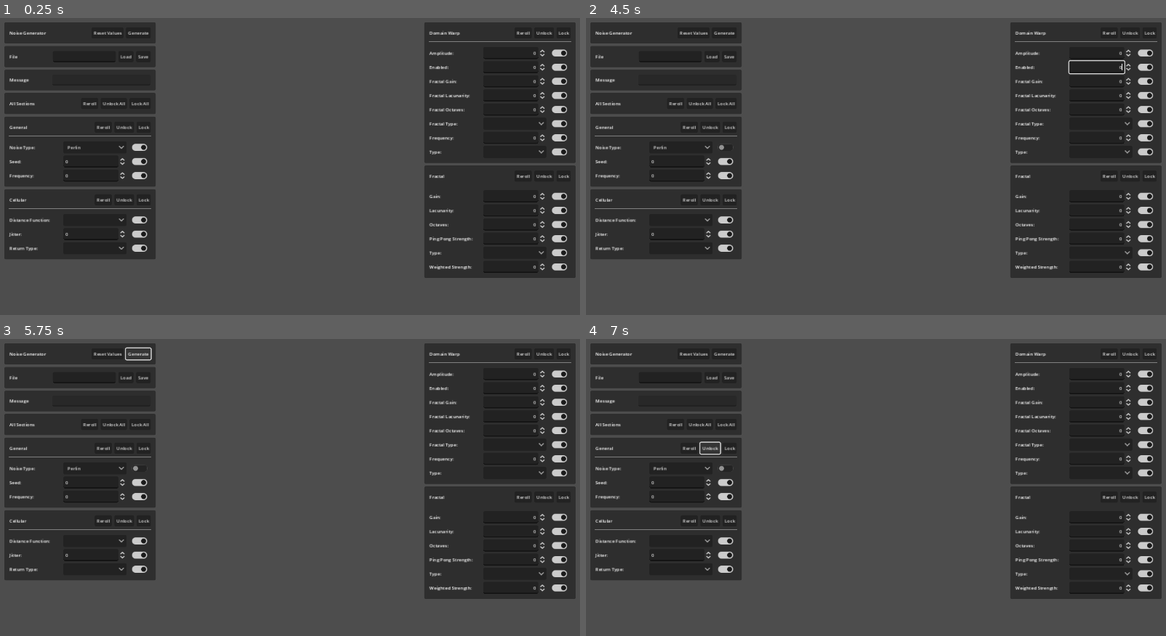
Above: before the commit, frames 1-4 (two rows, left to right).
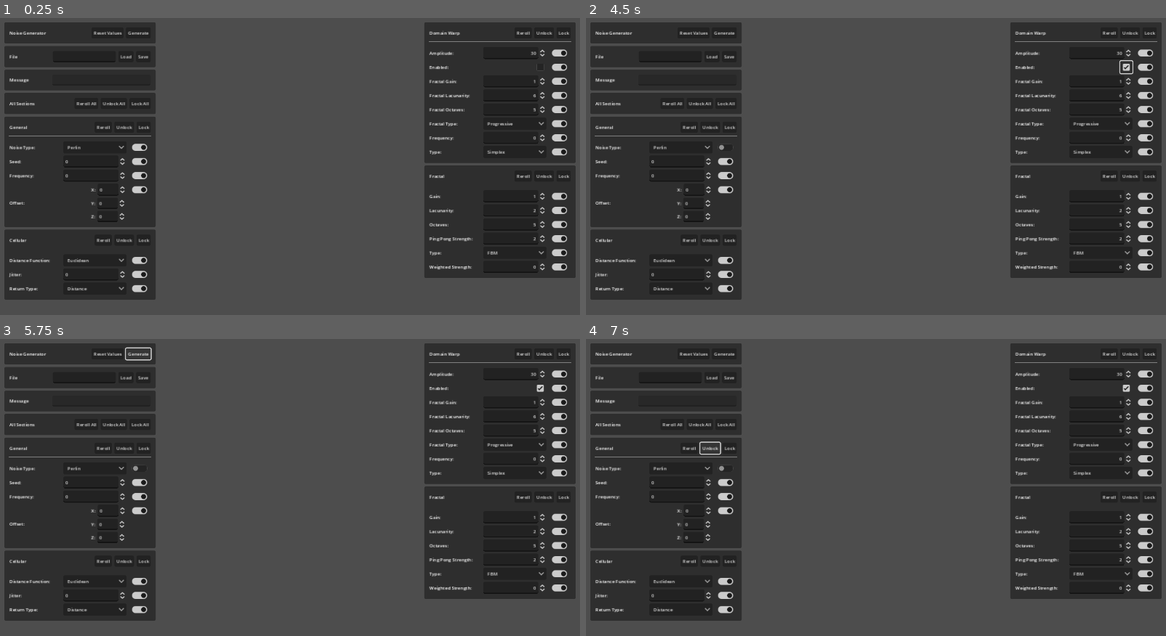
Above: after the commit, the same moments.

Repository: joshuajenner/project-speed
Game: Godot game, scene res://noise_generator/noise_generator.tscn
The game is run twice, just before and just after one commit, with the same random seed, the same clock (stepped at 60 frames per second) and the same inputs. This scene is started directly instead of the project's main scene.
Inputs (mouse positions are in pixels of both pictures, inside the frame that each line leads up to):
- Up to frame 1 (0.25 s): no input
- Up to frame 2 (4.5 s): click "Reroll" at 0.5 s; click (673, 104) at 1.25 s, where only the run after the commit has a clickable "Reroll All"; click "Lock All" at 2 s; click "Lock" at 2.75 s; click (725, 148) at 3.52 s; click (1125, 68) at 4.27 s
- Up to frame 3 (5.75 s): click "Generate" at 5 s
- Up to frame 4 (7 s): click "Unlock All" at 5.75 s; click "Unlock" at 6.5 s

The runs differ from the first frame. In frame 1, 4.6% of the frame differs, in the area x 0-94%, y 11-95%; in frame 2, 4.8%, in the area x 0-95%, y 11-95%; in frame 3, 4.6%; in frame 4, 4.6%.

Commit message:
load values from resource

Diff:
--- a/noise_generator/noise_generator.gd
+++ b/noise_generator/noise_generator.gd
@@ -1,11 +1,34 @@
 extends Control
 
+@onready var file_input: LineEdit = %FileInput
+@onready var message_output: LineEdit = %MessageOutput
+
+@onready var noise_type_input: OptionButton = %NoiseTypeInput
+@onready var seed_input: SpinBox = %SeedInput
+@onready var frequency_input: SpinBox = %FrequencyInput
+@onready var offset_x_input: SpinBox = %OffsetXInput
+@onready var offset_y_input: SpinBox = %OffsetYInput
+@onready var offset_z_input: SpinBox = %OffsetZInput
 
 @onready var cellular_distance_function_input: OptionButton = %CDFInput
+@onready var cellular_jitter_input: SpinBox = %CellularJitterInput
 @onready var cellular_return_type_input: OptionButton = %CRTInput
-@onready var domain_warp_fractal_type_input = %DomainWarpFractalTypeInput
-@onready var noise_type_input: OptionButton = %NoiseTypeInput
+
+@onready var domain_warp_amplitude_input: SpinBox = %DomainWarpAmplitudeInput
+@onready var domain_warp_enabled_input: CheckBox = %DomainWarpEnabledInput
+@onready var domain_warp_fractal_gain_input: SpinBox = %DomainWarpFractalGainInput
+@onready var domain_warp_fractal_lacunarity_input: SpinBox = %DomainWarpFractalLacunarityInput
+@onready var domain_warp_fractal_octaves_input: SpinBox = %DomainWarpFractalOctavesInput
+@onready var domain_warp_fractal_type_input: OptionButton = %DomainWarpFractalTypeInput
+@onready var domain_warp_frequency_input: SpinBox = %DomainWarpFrequencyInput
+@onready var domain_warp_type_input: OptionButton = %DomainWarpTypeInput
+
+@onready var fractal_gain_input: SpinBox = %FractalGainInput
+@onready var fractal_lacunarity_input: SpinBox = %FractalLacunarityInput
+@onready var fractal_octaves_input: SpinBox = %FractalOctavesInput
+@onready var fractal_ping_pong_strength_input: SpinBox = %FractalPingPongStrengthInput
 @onready var fractal_type_input: OptionButton = %FractalTypeInput
+@onready var fractal_weighted_strength_input: SpinBox = %FractalWeightedStrengthInput
 
 
 const noise_types: Array = [
@@ -62,12 +85,40 @@
 
 func load_values_from_resource() -> void:
 	noise_type_input.select(noise_resource.noise_type)
+	seed_input.value = noise_resource.seed
+	frequency_input.value = noise_resource.frequency
+	offset_x_input.value = noise_resource.offset.x
+	offset_y_input.value = noise_resource.offset.y
+	offset_z_input.value = noise_resource.offset.z
 
+	cellular_distance_function_input.select(noise_resource.cellular_distance_function)
+	cellular_jitter_input.value = noise_resource.cellular_jitter
+	cellular_return_type_input.select(noise_resource.cellular_return_type)
+
+	domain_warp_amplitude_input.value = noise_resource.domain_warp_amplitude
+	domain_warp_enabled_input.button_pressed = noise_resource.domain_warp_enabled
+	domain_warp_fractal_gain_input.value = noise_resource.domain_warp_fractal_gain
+	domain_warp_fractal_lacunarity_input.value = noise_resource.domain_warp_fractal_lacunarity
+	domain_warp_fractal_octaves_input.value = noise_resource.domain_warp_fractal_octaves
+	domain_warp_fractal_type_input.select(noise_resource.domain_warp_fractal_type)
+	domain_warp_frequency_input.value = noise_resource.domain_warp_frequency
+	domain_warp_type_input.select(noise_resource.domain_warp_type)
+
+	fractal_gain_input.value = noise_resource.fractal_gain
+	fractal_lacunarity_input.value = noise_resource.fractal_lacunarity
+	fractal_octaves_input.value = noise_resource.fractal_octaves
+	fractal_ping_pong_strength_input.value = noise_resource.fractal_ping_pong_strength
+	fractal_type_input.select(noise_resource.fractal_type)
+	fractal_weighted_strength_input.value = noise_resource.fractal_weighted_strength
 
 func init_ui() -> void:
-	init_noise_options()
+	add_options_to_input(noise_types, noise_type_input)
+	add_options_to_input(cellular_distance_functions, cellular_distance_function_input)
+	add_options_to_input(cellular_return_types, cellular_return_type_input)
+	add_options_to_input(domain_warp_fractal_types, domain_warp_fractal_type_input)
+	add_options_to_input(domain_warp_types, domain_warp_type_input)
+	add_options_to_input(fractal_types, fractal_type_input)
 
-
-func init_noise_options() -> void:
-	for noise in noise_types:
-		noise_type_input.add_item(noise[0], noise[1])
+func add_options_to_input(options: Array, input: OptionButton) -> void:
+	for option in options:
+		input.add_item(option[0], option[1])
--- a/noise_generator/noise_generator.tscn
+++ b/noise_generator/noise_generator.tscn
@@ -104,7 +104,8 @@
 theme_override_constants/separation = 5
 alignment = 2
 
-[node name="LineEdit" type="LineEdit" parent="Margin/Left/Save/Margin/HBoxContainer"]
+[node name="FileInput" type="LineEdit" parent="Margin/Left/Save/Margin/HBoxContainer"]
+unique_name_in_owner = true
 custom_minimum_size = Vector2(125, 0)
 layout_mode = 2
 
@@ -142,7 +143,8 @@
 theme_override_constants/separation = 5
 alignment = 2
 
-[node name="MessageBox" type="LineEdit" parent="Margin/Left/Message/Margin/HBoxContainer"]
+[node name="MessageOutput" type="LineEdit" parent="Margin/Left/Message/Margin/HBoxContainer"]
+unique_name_in_owner = true
 custom_minimum_size = Vector2(195, 0)
 layout_mode = 2
 editable = false
@@ -174,7 +176,7 @@
 [node name="Reroll" type="Button" parent="Margin/Left/AllSections/Margin/HBoxContainer"]
 layout_mode = 2
 size_flags_horizontal = 8
-text = "Reroll"
+text = "Reroll All"
 
 [node name="Unlock" type="Button" parent="Margin/Left/AllSections/Margin/HBoxContainer"]
 layout_mode = 2
@@ -270,10 +272,14 @@
 layout_mode = 2
 size_flags_horizontal = 8
 
-[node name="Input" type="SpinBox" parent="Margin/Left/General/MarginContainer/VBoxContainer/Seed/HBox"]
-custom_minimum_size = Vector2(125, 0)
-layout_mode = 2
-size_flags_horizontal = 8
+[node name="SeedInput" type="SpinBox" parent="Margin/Left/General/MarginContainer/VBoxContainer/Seed/HBox"]
+unique_name_in_owner = true
+custom_minimum_size = Vector2(125, 0)
+layout_mode = 2
+size_flags_horizontal = 8
+rounded = true
+allow_greater = true
+allow_lesser = true
 
 [node name="Lock" type="CheckButton" parent="Margin/Left/General/MarginContainer/VBoxContainer/Seed/HBox"]
 layout_mode = 2
@@ -291,7 +297,8 @@
 layout_mode = 2
 size_flags_horizontal = 8
 
-[node name="Input" type="SpinBox" parent="Margin/Left/General/MarginContainer/VBoxContainer/Frequency/HBox"]
+[node name="FrequencyInput" type="SpinBox" parent="Margin/Left/General/MarginContainer/VBoxContainer/Frequency/HBox"]
+unique_name_in_owner = true
 custom_minimum_size = Vector2(125, 0)
 layout_mode = 2
 size_flags_horizontal = 8
@@ -299,6 +306,58 @@
 [node name="Lock" type="CheckButton" parent="Margin/Left/General/MarginContainer/VBoxContainer/Frequency/HBox"]
 layout_mode = 2
 button_pressed = true
+
+[node name="Offset" type="MarginContainer" parent="Margin/Left/General/MarginContainer/VBoxContainer"]
+layout_mode = 2
+
+[node name="Label" type="Label" parent="Margin/Left/General/MarginContainer/VBoxContainer/Offset"]
+layout_mode = 2
+size_flags_horizontal = 0
+text = "Offset:"
+
+[node name="VBox" type="VBoxContainer" parent="Margin/Left/General/MarginContainer/VBoxContainer/Offset"]
+layout_mode = 2
+size_flags_horizontal = 8
+
+[node name="HBoxContainer" type="HBoxContainer" parent="Margin/Left/General/MarginContainer/VBoxContainer/Offset/VBox"]
+layout_mode = 2
+
+[node name="Label" type="Label" parent="Margin/Left/General/MarginContainer/VBoxContainer/Offset/VBox/HBoxContainer"]
+layout_mode = 2
+text = "X:"
+
+[node name="OffsetXInput" type="SpinBox" parent="Margin/Left/General/MarginContainer/VBoxContainer/Offset/VBox/HBoxContainer"]
+unique_name_in_owner = true
+layout_mode = 2
+size_flags_horizontal = 8
+
+[node name="Lock" type="CheckButton" parent="Margin/Left/General/MarginContainer/VBoxContainer/Offset/VBox/HBoxContainer"]
+layout_mode = 2
+button_pressed = true
+
+[node name="HBoxContainer2" type="HBoxContainer" parent="Margin/Left/General/MarginContainer/VBoxContainer/Offset/VBox"]
+layout_mode = 2
+
+[node name="Label2" type="Label" parent="Margin/Left/General/MarginContainer/VBoxContainer/Offset/VBox/HBoxContainer2"]
+layout_mode = 2
+text = "Y:"
+
+[node name="OffsetYInput" type="SpinBox" parent="Margin/Left/General/MarginContainer/VBoxContainer/Offset/VBox/HBoxContainer2"]
+unique_name_in_owner = true
+layout_mode = 2
+size_flags_horizontal = 8
+
+[node name="HBoxContainer3" type="HBoxContainer" parent="Margin/Left/General/MarginContainer/VBoxContainer/Offset/VBox"]
+layout_mode = 2
+
+[node name="Label3" type="Label" parent="Margin/Left/General/MarginContainer/VBoxContainer/Offset/VBox/HBoxContainer3"]
+layout_mode = 2
+text = "Z:"
+
+[node name="OffsetZInput" type="SpinBox" parent="Margin/Left/General/MarginContainer/VBoxContainer/Offset/VBox/HBoxContainer3"]
+unique_name_in_owner = true
+layout_mode = 2
+size_flags_horizontal = 8
 
 [node name="Cellular" type="MarginContainer" parent="Margin/Left"]
 layout_mode = 2
@@ -383,7 +442,8 @@
 layout_mode = 2
 size_flags_horizontal = 8
 
-[node name="Input" type="SpinBox" parent="Margin/Left/Cellular/MarginContainer/VBoxContainer/Jitter/HBox"]
+[node name="CellularJitterInput" type="SpinBox" parent="Margin/Left/Cellular/MarginContainer/VBoxContainer/Jitter/HBox"]
+unique_name_in_owner = true
 custom_minimum_size = Vector2(125, 0)
 layout_mode = 2
 size_flags_horizontal = 8
@@ -481,7 +541,8 @@
 layout_mode = 2
 size_flags_horizontal = 8
 
-[node name="Input" type="SpinBox" parent="Margin/Right/DomainWarp/MarginContainer/VBoxContainer/Amplitude/HBox"]
+[node name="DomainWarpAmplitudeInput" type="SpinBox" parent="Margin/Right/DomainWarp/MarginContainer/VBoxContainer/Amplitude/HBox"]
+unique_name_in_owner = true
 custom_minimum_size = Vector2(125, 0)
 layout_mode = 2
 size_flags_horizontal = 8
@@ -502,9 +563,10 @@
 [node name="HBox" type="HBoxContainer" parent="Margin/Right/DomainWarp/MarginContainer/VBoxContainer/Enabled"]
 layout_mode = 2
 size_flags_horizontal = 8
-
-[node name="Input" type="SpinBox" parent="Margin/Right/DomainWarp/MarginContainer/VBoxContainer/Enabled/HBox"]
-custom_minimum_size = Vector2(125, 0)
+alignment = 2
+
+[node name="DomainWarpEnabledInput" type="CheckBox" parent="Margin/Right/DomainWarp/MarginContainer/VBoxContainer/Enabled/HBox"]
+unique_name_in_owner = true
 layout_mode = 2
 size_flags_horizontal = 8
 alignment = 2
@@ -525,7 +587,8 @@
 layout_mode = 2
 size_flags_horizontal = 8
 
-[node name="Input" type="SpinBox" parent="Margin/Right/DomainWarp/MarginContainer/VBoxContainer/FractalGain/HBox"]
+[node name="DomainWarpFractalGainInput" type="SpinBox" parent="Margin/Right/DomainWarp/MarginContainer/VBoxContainer/FractalGain/HBox"]
+unique_name_in_owner = true
 custom_minimum_size = Vector2(125, 0)
 layout_mode = 2
 size_flags_horizontal = 8
@@ -547,7 +610,8 @@
 layout_mode = 2
 size_flags_horizontal = 8
 
-[node name="Input" type="SpinBox" parent="Margin/Right/DomainWarp/MarginContainer/VBoxContainer/FractalLacunarity/HBox"]
+[node name="DomainWarpFractalLacunarityInput" type="SpinBox" parent="Margin/Right/DomainWarp/MarginContainer/VBoxContainer/FractalLacunarity/HBox"]
+unique_name_in_owner = true
 custom_minimum_size = Vector2(125, 0)
 layout_mode = 2
 size_flags_horizontal = 8
@@ -569,7 +633,8 @@
 layout_mode = 2
 size_flags_horizontal = 8
 
-[node name="Input" type="SpinBox" parent="Margin/Right/DomainWarp/MarginContainer/VBoxContainer/FractalOctaves/HBox"]
+[node name="DomainWarpFractalOctavesInput" type="SpinBox" parent="Margin/Right/DomainWarp/MarginContainer/VBoxContainer/FractalOctaves/HBox"]
+unique_name_in_owner = true
 custom_minimum_size = Vector2(125, 0)
 layout_mode = 2
 size_flags_horizontal = 8
@@ -596,7 +661,6 @@
 custom_minimum_size = Vector2(125, 0)
 layout_mode = 2
 size_flags_horizontal = 8
-alignment = 2
 
 [node name="Lock" type="CheckButton" parent="Margin/Right/DomainWarp/MarginContainer/VBoxContainer/FractalType/HBox"]
 layout_mode = 2
@@ -614,7 +678,8 @@
 layout_mode = 2
 size_flags_horizontal = 8
 
-[node name="Input" type="SpinBox" parent="Margin/Right/DomainWarp/MarginContainer/VBoxContainer/Frequency2/HBox"]
+[node name="DomainWarpFrequencyInput" type="SpinBox" parent="Margin/Right/DomainWarp/MarginContainer/VBoxContainer/Frequency2/HBox"]
+unique_name_in_owner = true
 custom_minimum_size = Vector2(125, 0)
 layout_mode = 2
 size_flags_horizontal = 8
@@ -637,10 +702,10 @@
 size_flags_horizontal = 8
 
 [node name="DomainWarpTypeInput" type="OptionButton" parent="Margin/Right/DomainWarp/MarginContainer/VBoxContainer/Type/HBox"]
-custom_minimum_size = Vector2(125, 0)
-layout_mode = 2
-size_flags_horizontal = 8
-alignment = 2
+unique_name_in_owner = true
+custom_minimum_size = Vector2(125, 0)
+layout_mode = 2
+size_flags_horizontal = 8
 
 [node name="Lock" type="CheckButton" parent="Margin/Right/DomainWarp/MarginContainer/VBoxContainer/Type/HBox"]
 layout_mode = 2
@@ -707,7 +772,8 @@
 layout_mode = 2
 size_flags_horizontal = 8
 
-[node name="Input" type="SpinBox" parent="Margin/Right/Fractal/MarginContainer/VBoxContainer/Gain/HBox"]
+[node name="FractalGainInput" type="SpinBox" parent="Margin/Right/Fractal/MarginContainer/VBoxContainer/Gain/HBox"]
+unique_name_in_owner = true
 custom_minimum_size = Vector2(125, 0)
 layout_mode = 2
 size_flags_horizontal = 8
@@ -729,7 +795,8 @@
 layout_mode = 2
 size_flags_horizontal = 8
 
-[node name="Input" type="SpinBox" parent="Margin/Right/Fractal/MarginContainer/VBoxContainer/Lacunarity/HBox"]
+[node name="FractalLacunarityInput" type="SpinBox" parent="Margin/Right/Fractal/MarginContainer/VBoxContainer/Lacunarity/HBox"]
+unique_name_in_owner = true
 custom_minimum_size = Vector2(125, 0)
 layout_mode = 2
 size_flags_horizontal = 8
@@ -751,7 +818,8 @@
 layout_mode = 2
 size_flags_horizontal = 8
 
-[node name="Input" type="SpinBox" parent="Margin/Right/Fractal/MarginContainer/VBoxContainer/Octaves/HBox"]
+[node name="FractalOctavesInput" type="SpinBox" parent="Margin/Right/Fractal/MarginContainer/VBoxContainer/Octaves/HBox"]
+unique_name_in_owner = true
 custom_minimum_size = Vector2(125, 0)
 layout_mode = 2
 size_flags_horizontal = 8
@@ -773,7 +841,8 @@
 layout_mode = 2
 size_flags_horizontal = 8
 
-[node name="Input" type="SpinBox" parent="Margin/Right/Fractal/MarginContainer/VBoxContainer/PingPongStrength/HBox"]
+[node name="FractalPingPongStrengthInput" type="SpinBox" parent="Margin/Right/Fractal/MarginContainer/VBoxContainer/PingPongStrength/HBox"]
+unique_name_in_owner = true
 custom_minimum_size = Vector2(125, 0)
 layout_mode = 2
 size_flags_horizontal = 8
@@ -800,7 +869,6 @@
 custom_minimum_size = Vector2(125, 0)
 layout_mode = 2
 size_flags_horizontal = 8
-alignment = 2
 
 [node name="Lock" type="CheckButton" parent="Margin/Right/Fractal/MarginContainer/VBoxContainer/Type/HBox"]
 layout_mode = 2
@@ -818,7 +886,8 @@
 layout_mode = 2
 size_flags_horizontal = 8
 
-[node name="Input" type="SpinBox" parent="Margin/Right/Fractal/MarginContainer/VBoxContainer/WeightedStrength/HBox"]
+[node name="FractalWeightedStrengthInput" type="SpinBox" parent="Margin/Right/Fractal/MarginContainer/VBoxContainer/WeightedStrength/HBox"]
+unique_name_in_owner = true
 custom_minimum_size = Vector2(125, 0)
 layout_mode = 2
 size_flags_horizontal = 8
